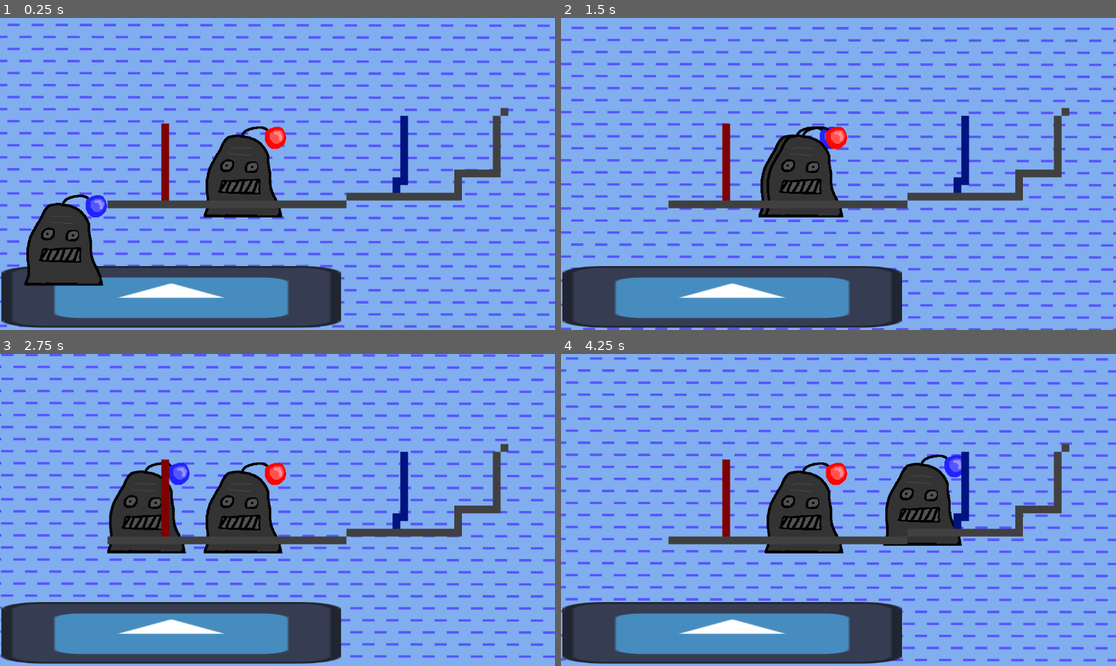
Above: before the commit, frames 1-4 (two rows, left to right).
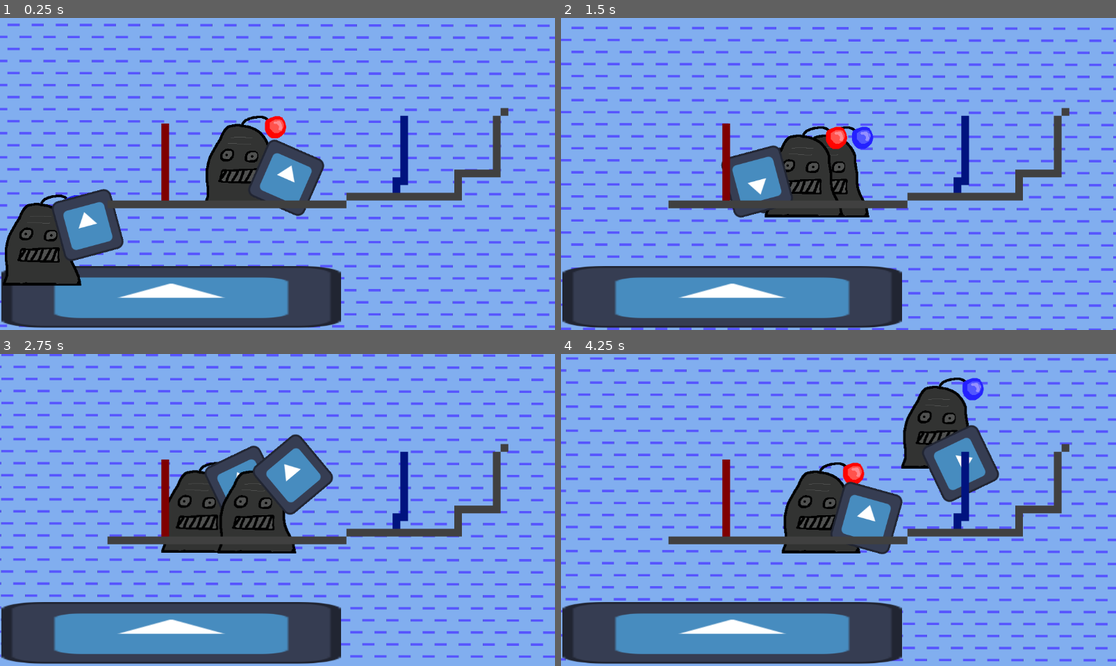
Above: after the commit, the same moments.

Repository: Jyeung05/Magnet-Dudes
Game: Godot game, scene res://scenes/test_level.tscn
Same seed, same stepped clock (60 frames per second), same inputs: the game is played once before the commit and once after it. The engine's default icon, where the game draws it, is replaced by a stand-in: a white triangle on a blue panel in a dark square.
Inputs (mouse positions are in pixels of both pictures, inside the frame that each line leads up to):
- Up to frame 1 (0.25 s): no input
- Up to frame 2 (1.5 s): move the mouse to (960, 158) at 0.52 s; press the mouse at (960, 158) at 0.53 s; hold D (right) from 0.53 s (still down); tap W (up) at 0.77, 1.07 s; right-click (960, 158) at 0.8 s; move the mouse to (727, 189) at 1.27 s; release the mouse at (727, 189) at 1.28 s; right-click (727, 189) at 1.35 s
- Up to frame 3 (2.75 s): tap W (up) at 1.52, 1.55, 1.82 s; move the mouse to (333, 441) at 2.02 s; release D (right) at 2.03 s; hold A (left) from 2.03 s (still down); hold W (up) from 2.03 s (still down); click (333, 441) at 2.3 s
- Up to frame 4 (4.25 s): move the mouse to (810, 572) at 2.77 s; release A (left) at 2.78 s; release W (up) at 2.78 s; hold D (right) from 2.78 s (still down); click (810, 572) at 2.85 s; tap W (up) at 3.02, 3.32, 3.77, 3.8, 4.07 s; right-click (810, 572) at 3.05 s; move the mouse to (1005, 556) at 3.52 s; hold Right mouse button (on_off) from 3.53 s (still down)

The runs differ from the first frame. In frame 1, 7.7% of the frame differs, in the area x 0-59%, y 31-86%; in frame 2, 3.2%; in frame 3, 7.9%; in frame 4, 10%, in the area x 36-79%, y 7-65%.

Commit message:
added magnets to playes

Diff:
--- /dev/null
+++ b/magnet.gd
@@ -0,0 +1,75 @@
+extends Sprite2D
+@onready var ray_casts = [$RayCast2D, $RayCast2D2, $RayCast2D3, $RayCast2D4, $RayCast2D5 ]
+@export var distance: float = 256.0
+
+signal hooked(hooked_position)
+var target;
+var cast_origin;
+var is_pull = true;
+var is_push = false;
+var on_off = false;
+
+func _ready():
+	pass
+
+
+func _process(_delta):
+
+	if(on_off):
+		if is_pull:
+			print("pulling")
+			magnet_pull()
+
+func interpolate(height, duration):
+	var tween_offset = get_tree().create_tween()
+	var tween_rect_h = get_tree().create_tween()
+
+	tween_offset.tween_property(self, "offset", Vector2(0, height/2.0), duration)
+	tween_rect_h.tween_property(self, "region_rect", Rect2(0,0,16,height), duration)
+
+
+
+func _input(event):
+	if event.is_action_pressed("mag"):
+		await get_tree().create_timer(0.5).timeout
+		if(is_pull):
+			is_pull = false
+			is_push = true
+		elif(is_push):
+			is_push = false
+			is_pull = true
+	if event.is_action_pressed("on_off"):
+		on_off = !on_off
+
+
+
+
+	target =  get_global_mouse_position()
+
+	await get_tree().create_timer(0.5).timeout
+
+
+
+func reverse_interpolate():
+	interpolate(0,0.1)
+
+func magnet_pull():
+	await get_tree().create_timer(0.5).timeout
+	var collision_point
+
+	for i in range(0,5):
+		if ray_casts[i].is_colliding():
+			var my_pos = get_global_position()
+			collision_point = ray_casts[i].get_collider()
+			collision_point.pull(my_pos)
+
+	#if ray_cast.is_colliding():
+		#collision_point = ray_cast.get_collision_point()
+		#
+		#distance = max(50,  (global_position - collision_point).length() - 50 )
+	#
+		#hooked.emit(collision_point)
+#
+	#else:
+		#distance = 256.0
+	return distance
--- a/player1.gd
+++ b/player1.gd
@@ -8,6 +8,8 @@
 @export var dashSpeedUpScalar = 5;
 @export var originalJumpForce = 5000;
 @export var jumpForce = 5000;
+@export var magnet_power = 500
+
 func _ready():
 	pass
 
@@ -60,3 +62,9 @@
 		#reset jump force when you hit the ground.
 	if (is_on_floor()):
 		jumpForce = originalJumpForce;
+func pull(position: Vector2):
+
+
+	var pulled_to = (position - global_position).normalized()
+	velocity = pulled_to * magnet_power
+	move_and_slide()
--- a/player_2.gd
+++ b/player_2.gd
@@ -6,8 +6,9 @@
 var dashCD = 2;
 @export var speed = 500.0
 @export var dashSpeedUpScalar = 5;
-@export var originalJumpForce = 5000;
-@export var jumpForce = 5000;
+@export var originalJumpForce = 1000;
+@export var jumpForce = 1000;
+@export var magnet_power = 500
 func _ready():
 	pass
 
@@ -24,14 +25,14 @@
 
 
 func _walk():
-	direction = Input.get_vector("left", "right","up" , "down")
+	direction = Input.get_vector("left", "right","nothing" , "down")
 	velocity = direction * speed
 	_jump()
 	move_and_slide()
 
 
 func _physics_process(_delta):
-	move_and_collide(Vector2(0, 20))
+	move_and_collide(Vector2(0, 5))
 
 func _jump():
 	var apex = false;
@@ -39,18 +40,19 @@
 	if Input.is_action_pressed("up"):
 		#subtracts because up is negative in 2d plane
 		velocity.y -= jumpForce
-		jumpForce = jumpForce*0.9
+		jumpForce = jumpForce*0.995
 	#check if the jump has reached its apex when jump force becomes 0, or if they did a short hop
 	#it will consider it the apex
-	if (jumpForce == 0.0 || Input.is_action_just_released("up")):
+	if (jumpForce <= 100.0 || Input.is_action_just_released("up")):
+		apex = true;
 
-		apex = true;
 	if (apex == true):
 
 		#increase the speed at which you fall to make jumping more satisfying. this can change later
 		#if it feels wonky
 		#this may or may not be funtionally rn, still looking into it
-		velocity.y += 1;
+		velocity.y += 10000;
+		jumpForce = 0
 
 		#check if the user is on the floor, then apex can not be true
 	if (is_on_floor()):
@@ -60,3 +62,12 @@
 		#reset jump force when you hit the ground.
 	if (is_on_floor()):
 		jumpForce = originalJumpForce;
+
+
+
+func pull(position: Vector2):
+
+
+	var pulled_to = (position - global_position).normalized()
+	velocity = pulled_to * magnet_power
+	move_and_slide()
--- /dev/null
+++ b/scenes/magnet.tscn
@@ -0,0 +1,35 @@
+[gd_scene load_steps=3 format=3 uid="uid://bkmucuwys7u3p"]
+
+[ext_resource type="Script" path="res://magnet.gd" id="1_8fjof"]
+[ext_resource type="Texture2D" uid="uid://bsm7hisfnisie" path="res://icon.svg" id="1_cdmtq"]
+
+[node name="magnet" type="Sprite2D"]
+scale = Vector2(0.993172, 1)
+texture = ExtResource("1_cdmtq")
+script = ExtResource("1_8fjof")
+distance = 500.0
+
+[node name="RayCast2D" type="RayCast2D" parent="."]
+rotation = -2.35619
+target_position = Vector2(0, 500)
+collision_mask = 56
+
+[node name="RayCast2D2" type="RayCast2D" parent="."]
+rotation = -2.00713
+target_position = Vector2(0, 500)
+collision_mask = 56
+
+[node name="RayCast2D3" type="RayCast2D" parent="."]
+rotation = -1.5708
+target_position = Vector2(0, 500)
+collision_mask = 56
+
+[node name="RayCast2D4" type="RayCast2D" parent="."]
+rotation = -1.13446
+target_position = Vector2(0, 500)
+collision_mask = 56
+
+[node name="RayCast2D5" type="RayCast2D" parent="."]
+rotation = -0.785398
+target_position = Vector2(0, 500)
+collision_mask = 56
--- /dev/null
+++ b/scenes/pivot.gd
@@ -0,0 +1,22 @@
+extends Node2D
+
+@onready var pivotTimer = $pivotTimer
+
+
+func _process(delta):
+	await get_tree().create_timer(0.05).timeout
+	var target = get_global_mouse_position()
+	look_at(target)
+
+func _input(event):
+	pass
+	#if event.is_action_pressed("mag") and pivotTimer.is_stopped():
+		#var target = get_global_mouse_position()
+		#var cast_origin = get_parent().position
+		#
+		#
+		#pivotTimer.start()
+		#while(!pivotTimer.is_stopped()):
+			#await get_tree().create_timer(0.05).timeout
+			#
+			#look_at(target )
--- a/scenes/player_1.tscn
+++ b/scenes/player_1.tscn
@@ -1,7 +1,9 @@
-[gd_scene load_steps=4 format=3 uid="uid://c1x2qhmk57cxx"]
+[gd_scene load_steps=6 format=3 uid="uid://c1x2qhmk57cxx"]
 
 [ext_resource type="Script" path="res://player1.gd" id="1_2kw6b"]
 [ext_resource type="Texture2D" uid="uid://ctcir0pbdkepc" path="res://assets/character_blue.png" id="2_yi08p"]
+[ext_resource type="Script" path="res://scenes/pivot.gd" id="3_buvkk"]
+[ext_resource type="PackedScene" uid="uid://bkmucuwys7u3p" path="res://scenes/magnet.tscn" id="4_gufso"]
 
 [sub_resource type="RectangleShape2D" id="RectangleShape2D_atxct"]
 size = Vector2(128, 127)
@@ -15,3 +17,14 @@
 [node name="CollisionShape2D" type="CollisionShape2D" parent="."]
 position = Vector2(2, 1.5)
 shape = SubResource("RectangleShape2D_atxct")
+
+[node name="pivot" type="Node2D" parent="."]
+script = ExtResource("3_buvkk")
+
+[node name="magnet" parent="pivot" instance=ExtResource("4_gufso")]
+process_physics_priority = 1
+offset = Vector2(100, 0)
+
+[node name="pivotTimer" type="Timer" parent="pivot"]
+wait_time = 0.6
+one_shot = true
--- a/scenes/player_2.tscn
+++ b/scenes/player_2.tscn
@@ -1,7 +1,9 @@
-[gd_scene load_steps=4 format=3 uid="uid://bl67y8oanwipu"]
+[gd_scene load_steps=6 format=3 uid="uid://bl67y8oanwipu"]
 
 [ext_resource type="Script" path="res://player_2.gd" id="1_x8841"]
 [ext_resource type="Texture2D" uid="uid://bv1x6qmntcylr" path="res://assets/character_red.png" id="2_kwfhi"]
+[ext_resource type="Script" path="res://scenes/pivot.gd" id="3_fhy5h"]
+[ext_resource type="PackedScene" uid="uid://bkmucuwys7u3p" path="res://scenes/magnet.tscn" id="4_6ib81"]
 
 [sub_resource type="RectangleShape2D" id="RectangleShape2D_atxct"]
 size = Vector2(128, 127)
@@ -15,3 +17,14 @@
 [node name="CollisionShape2D" type="CollisionShape2D" parent="."]
 position = Vector2(2, 1.5)
 shape = SubResource("RectangleShape2D_atxct")
+
+[node name="pivot" type="Node2D" parent="."]
+script = ExtResource("3_fhy5h")
+
+[node name="magnet" parent="pivot" instance=ExtResource("4_6ib81")]
+process_physics_priority = 1
+offset = Vector2(100, 0)
+
+[node name="pivotTimer" type="Timer" parent="pivot"]
+wait_time = 0.6
+one_shot = true
--- a/scenes/test_level.tscn
+++ b/scenes/test_level.tscn
@@ -27,7 +27,7 @@
 collision_mask = 3
 
 [node name="player1" parent="." instance=ExtResource("2_m6lx5")]
-position = Vector2(-444, 127)
+position = Vector2(-489, 129)
 collision_layer = 16
 collision_mask = 5
 
Not shown: 1 places in scenes/test_level.tscn that only renumber resources
